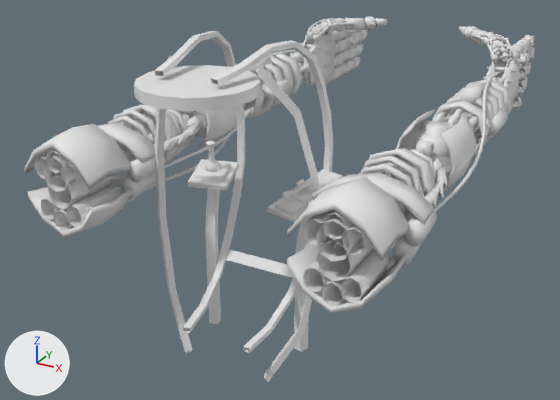
Two versions of the FBX model Art/Assets/atk_jab.fbx, one commit apart.
Both versions are drawn from a 50 mm camera at (1.59, -1.91, 2.22) aimed at (-0.25, 1.44, 0.54). The axes (+X, +Y, +Z) are drawn at lower left. The lights are the same throughout.
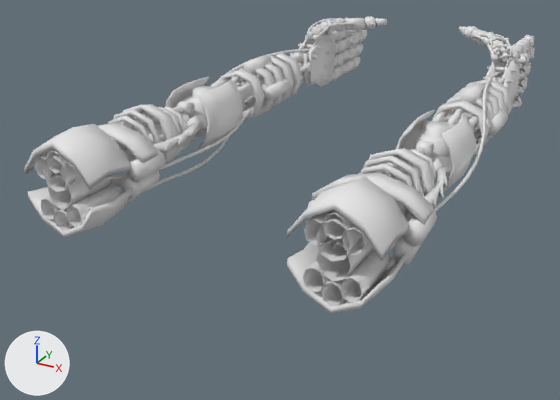
Changed parts and their boxes [x1, y1, x2, y2] in the pictures (560 x 400 px):
'Cylinder', deleted: before [134, 31, 343, 382]

The change in detail:
Object 'Cylinder' (ob_cylinder) is deleted.
